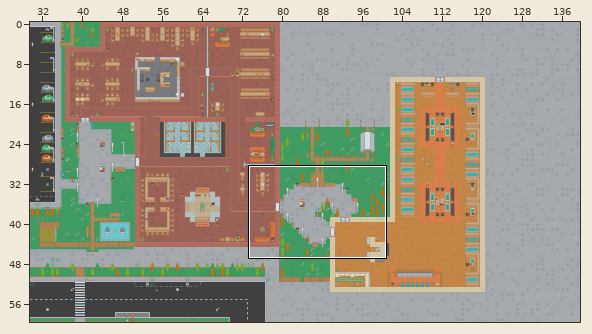
A Tiled map gets an edit: app/assets/MapLib.tmx. The picture above shows the old version from afar; the outline marks the close-up.
Close-up. The starting point:
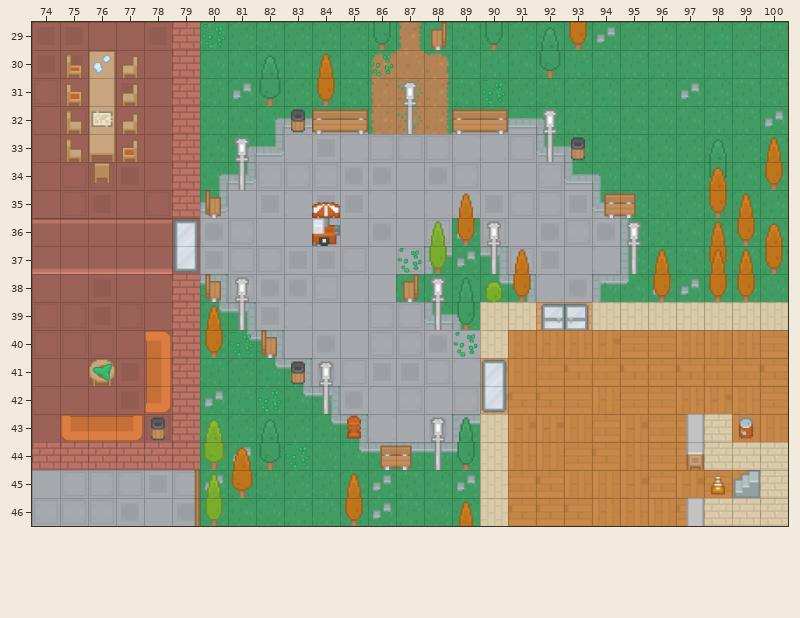
Cells are 64x64 px. Shown: x 74..100, y 29..46. The commit also changed other parts of the map, which this record leaves out.
The same view after the edit:
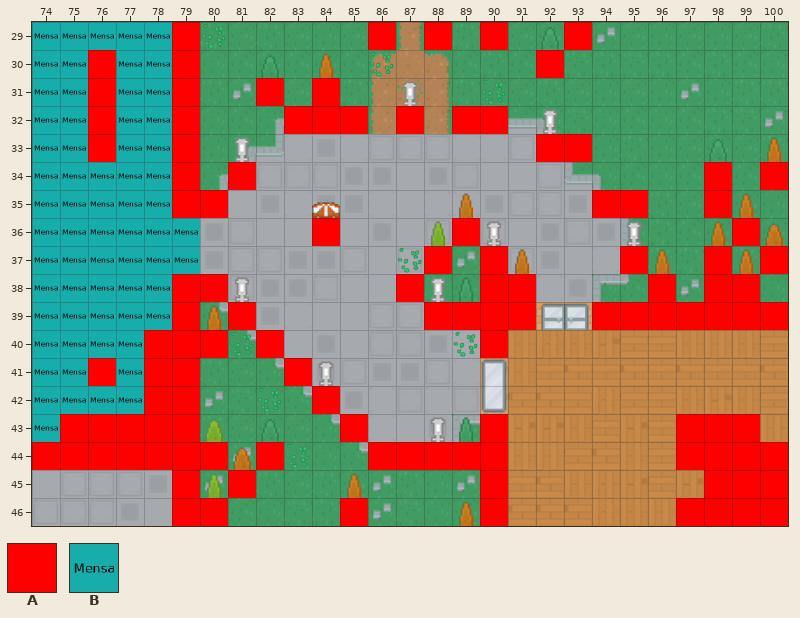
Key: from "Collision": A 0; from "Level": B 1.
_ is an empty cell.
Tiles of an added or newly shown layer are drawn over the layers below it.
What changed:
Layer "Level" (added):
The edit adds tile B in row 29 at x 74 to 78; in rows 30 to 33 at x 74 to 75 and 77 to 78; in rows 34 to 35 at x 74 to 78; in rows 36 to 37 at x 74 to 79; in rows 38 to 39 at x 74 to 78; in row 40 at x 74 to 77.
The edit adds tile B in row 41 at x 74 to 75 and 77; in row 42 at x 74 to 77; in row 43 at x 74.
Layer "Collision" (now shown):
The edit adds tile A in row 29 at x 79, 86, 88, 90 and 93; in row 30 at x 76, 79 and 92; in row 31 at x 76, 79, 82 and 84; in row 32 at x 76, 79, 83 to 85, 87 and 89 to 90; in row 33 at x 76, 79 and 92 to 93; in row 34 at x 79, 81, 98 and 100.
The edit adds tile A in row 35 at x 79 to 80, 94 to 95 and 98; in row 36 at x 84, 89 and 99; in row 37 at x 88, 90, 95, 98 and 100; in row 38 at x 79 to 80, 87, 90 to 91, 96 and 98 to 99; in row 39 at x 79, 81, 88 to 91 and 94 to 100; in row 40 at x 78 to 80, 82 and 90.
The edit adds tile A in row 41 at x 76, 78 to 79 and 83; in row 42 at x 78 to 79 and 84; in row 43 at x 75 to 79, 85, 90 and 97 to 99; in row 44 at x 74 to 80, 82, 86 to 90 and 97 to 100; in row 45 at x 79, 81, 90 and 98 to 100; in row 46 at x 79 to 80, 85, 90 and 97 to 100.
Where, in picture pixels (left, top, right, bottom), the same in both close-ups:
added: (32, 22, 536, 526)
added: (536, 22, 592, 78)
added: (536, 134, 592, 162)
added: (592, 162, 788, 330)
added: (676, 414, 788, 526)
